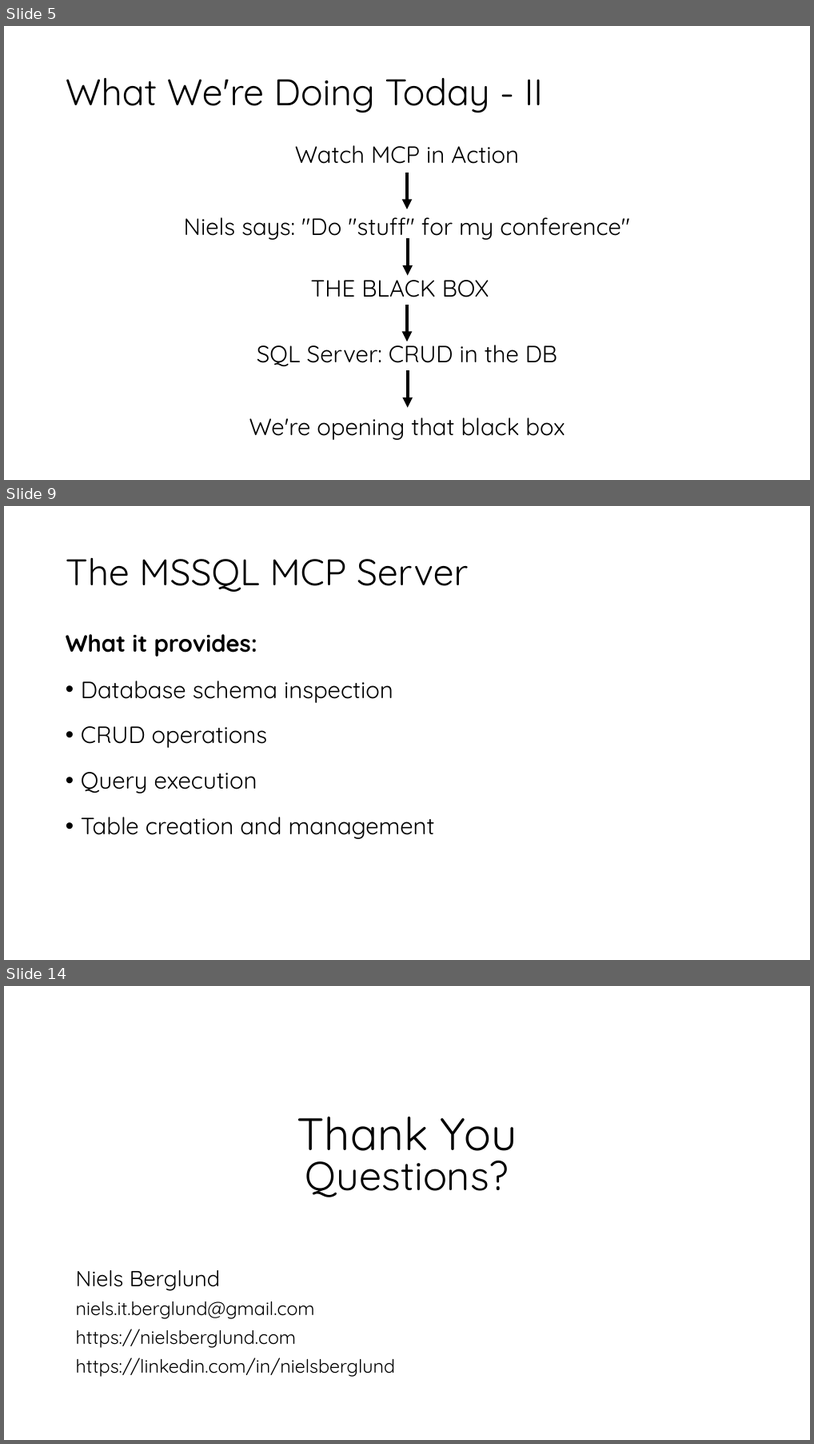
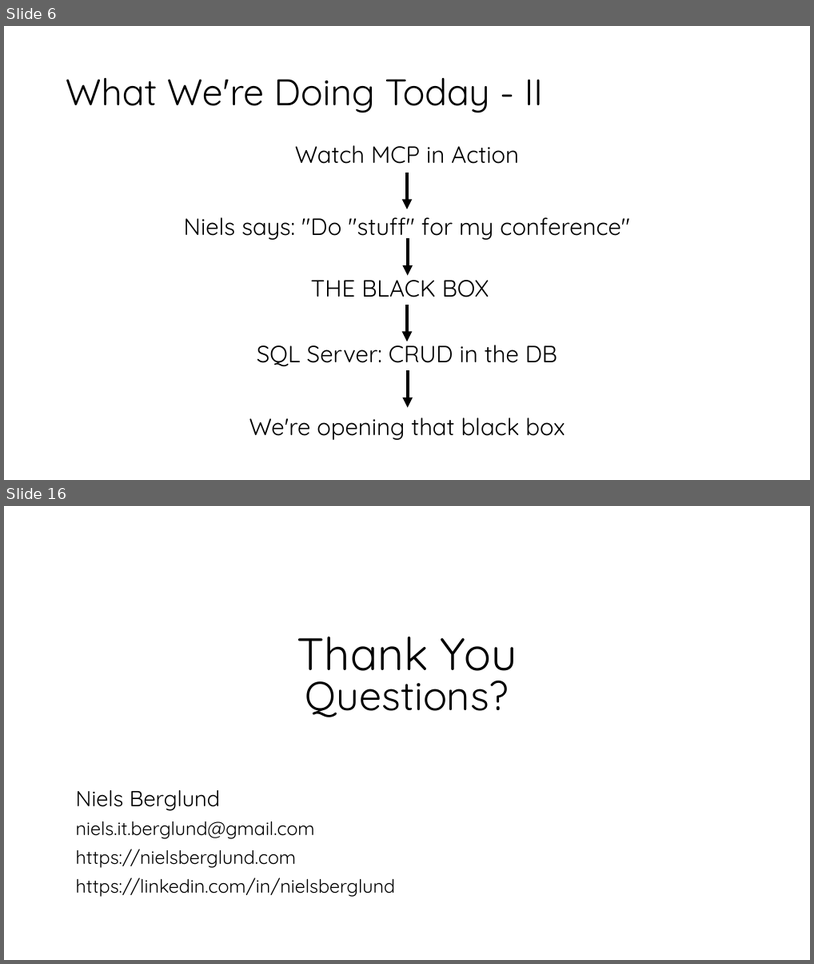
Before and after one commit to nielsberglund/presentations-2025, a slide deck: season-of-ai/mcp/deck/dotnet-mcp.pptx. Shown one above the other, each under a label of ours: slides 5, 9 and 14 before the commit, slides 6 and 16 after it; the slides between them are not shown. The pictures are 814x1444 and 814x964 pixels, drawn with LibreOffice and Linux fonts; fonts in the diff are those of the drawing; background and template pictures are left out. Boxes give left, top, right and bottom in pixels: in the first picture for what was removed or moved away, otherwise in the second. Text is boxed around its words. In the diff, an @@ line names an element or a change of style, - is before the commit and + after.

```diff
--- a/season-of-ai/mcp/deck/dotnet-mcp.pptx
+++ b/season-of-ai/mcp/deck/dotnet-mcp.pptx
@@ slide 9 removed at [4,506,810,960], background picture (left out) @@
@@ title removed at [66,558,468,592] @@
-The MSSQL MCP Server
@@ text removed at [66,634,258,656] @@
-What it provides:
@@ text removed at [81,680,435,839] @@
-• Database schema inspection
-• CRUD operations
-• Query execution
-• Table creation and management
@@ what was slide 5 is now slide 6 @@
@@ what was slide 14 is now slide 16 @@
```
Also in this commit, not shown: 4 slides changed, 7 slides added, 4 other slides removed, 3 other files.
